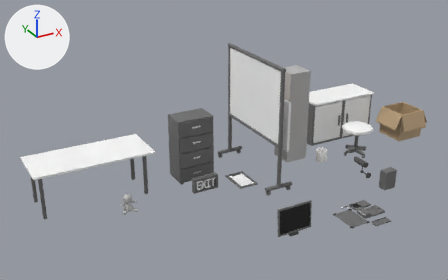
The FBX model Capstone/Assets/Models/MayaLT/Inorganic/ScienceProps.fbx: old version first, new version second.
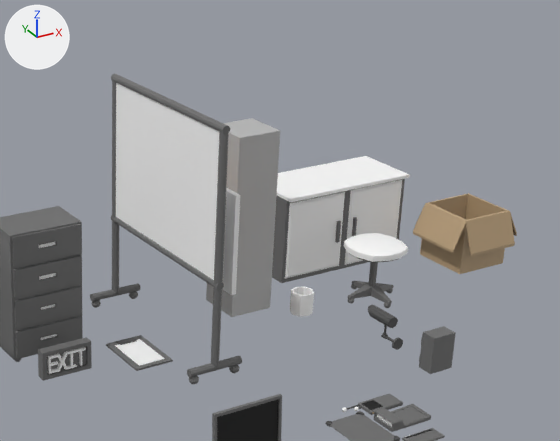
The first picture shows the older version from a camera (50 mm lens) standing at (-0.0621, -0.0843, 0.0588) and looking at (-0.0102, 0.0101, 0.0116). The close-ups show both versions on the part from 39% to 100% of the width and 2% to 80% of the height of that picture; other places that the commit changed are outside them. The lights are fixed; the arrows at upper left show +X, +Y and +Z. Where no turn or scale is listed for an object, it has been applied to the vertices.

Names of what the first close-up shows: 'CardboardBox', 'Chair', 'Clipboard', 'ComputerMonitor', 'CorkBoard', 'Counters', 'ExitSign', 'PersonScale', 'TechBox', 'Whiteboard', 'filingCabinet', 'handheldDevice2', 'handheldDevice3', 'handheldDevice4'.
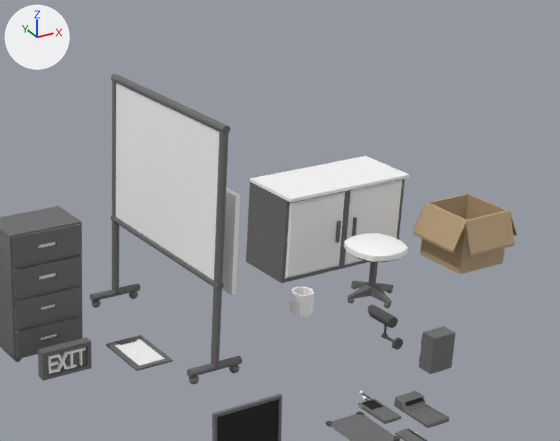
The change, as a diff of the scene's bpy script:
```diff
--- a/Capstone/Assets/Models/MayaLT/Inorganic/ScienceProps.fbx.py
+++ b/Capstone/Assets/Models/MayaLT/Inorganic/ScienceProps.fbx.py
@@ me_mesh_018 @@
 me_mesh_018.from_pydata(...)  # 86 vertices, 89 faces; spans x -0.00219..0.00219, y -0.0012..0.0012, z -0.00048..0.00048
 # used by ob_handhelddevice2; location = (0.00556, -0.01425, 0.00428)
+# me_mesh_018 part 1: the whole mesh is turned -90 degrees about the z axis through its middle
 me_mesh_018.materials.append(mat_grey)
@@ ob_handhelddevice2 @@
 ob_handhelddevice2 = bpy.data.objects.new('handheldDevice2', me_mesh_018)
-ob_handhelddevice2.location = (0.00556, -0.01425, 0.00428)
+ob_handhelddevice2.location = (0.00767, -0.01425, 0.00428)
@@ ob_handhelddevice3 @@
 ob_handhelddevice3 = bpy.data.objects.new('handheldDevice3', me_mesh_020)
-ob_handhelddevice3.location = (0.00527, -0.01722, 0.00373)
+ob_handhelddevice3.location = (0.00441, -0.01722, 0.00373)
@@ ob_personscale @@
-ob_personscale = bpy.data.objects.new('PersonScale', me_mesh)
-ob_personscale.location = (0.01125, 0.01852, 0.01)
```

Where the change shows, as pixel boxes (x1, y1, x2, y2) in the close-ups (560 x 441 px):
'PersonScale', deleted
    before: (206, 118, 280, 317)
'handheldDevice2', mesh turned, moved
    before: (374, 404, 431, 432)
    after: (394, 391, 449, 428)
'handheldDevice3', moved
    before: (402, 428, 445, 441)
    after: (395, 428, 427, 441)
